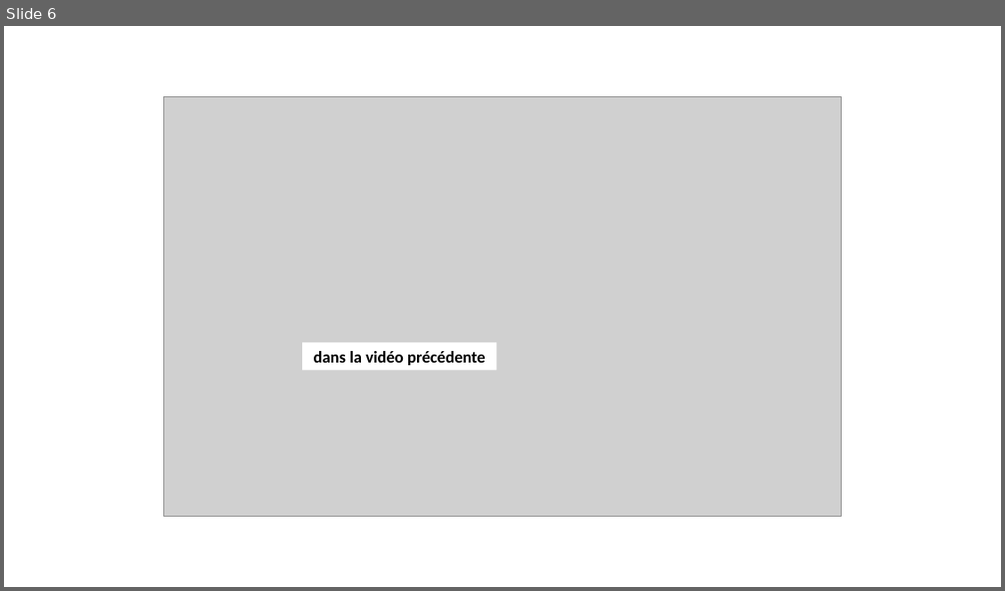
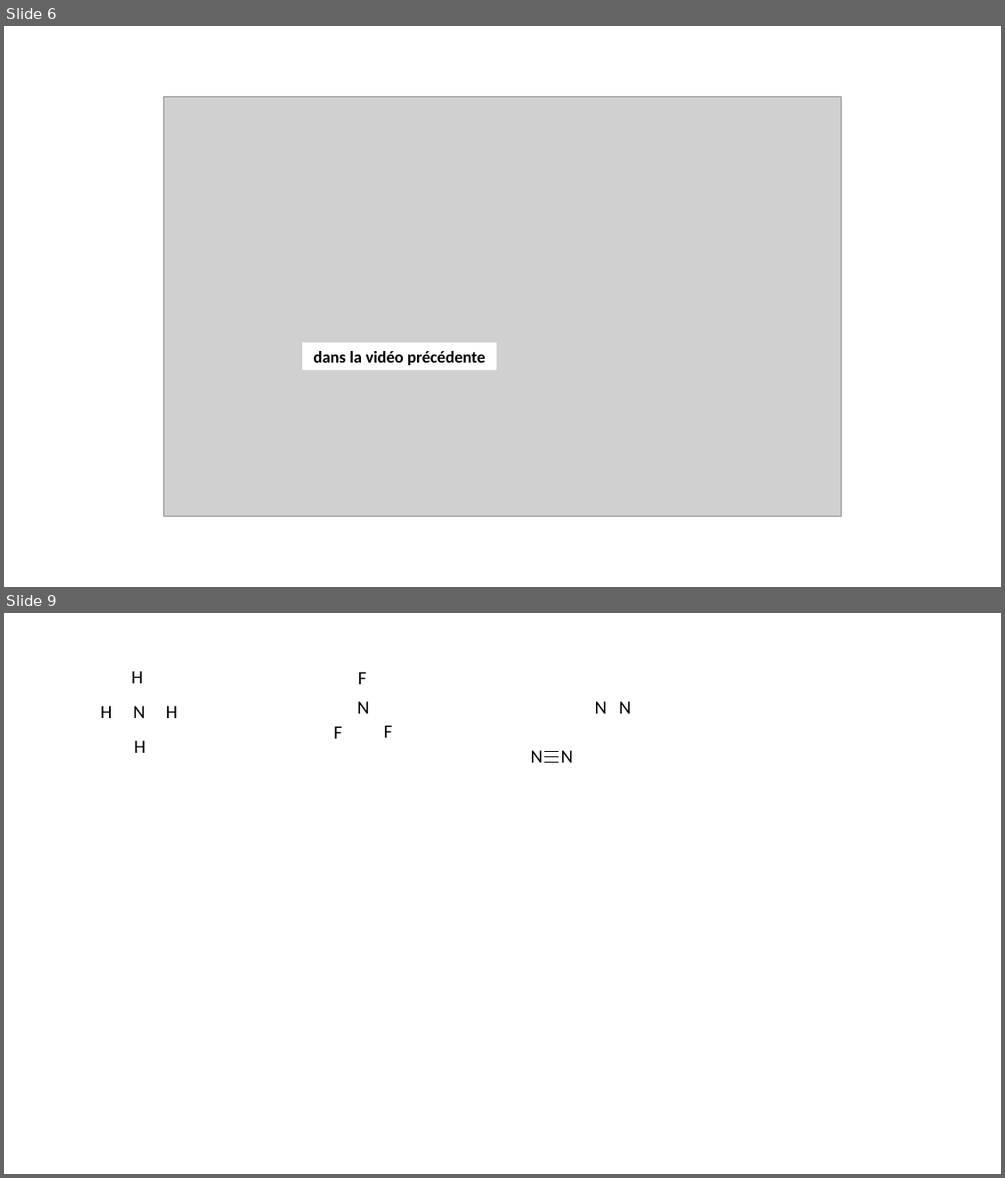
Before and after one commit to pierreghesqui/Lyc-e, a slide deck: Seconde/Chapitre7-Lewis/Eval/Eval.pptx. Shown one above the other, each under a label of ours: slide 6 before the commit, slides 6 and 9 after it; the slides between them are not shown. The pictures are 1005x591 and 1005x1178 pixels, drawn with LibreOffice and Linux fonts; fonts in the diff are those of the drawing; grey boxes stand for pictures. Boxes give left, top, right and bottom in pixels: in the first picture for what was removed or moved away, otherwise in the second. Text is boxed around its words. In the diff, an @@ line names an element or a change of style, - is before the commit and + after.

```diff
--- a/Seconde/Chapitre7-Lewis/Eval/Eval.pptx
+++ b/Seconde/Chapitre7-Lewis/Eval/Eval.pptx
@@ slide 9 added at <box>4,613,1001,1174</box>, background #FFFFFF @@
@@ text added at <box>131,671,143,683</box>, 18 pt, text #000000 @@
+H
@@ text added at <box>358,672,367,684</box>, 18 pt, text #000000 @@
+F
@@ text added at <box>100,706,112,718</box>, 18 pt, text #000000 @@
+H
@@ text added at <box>133,706,146,718</box>, 18 pt, text #000000 @@
+N
@@ text added at <box>166,706,178,718</box>, 18 pt, text #000000 @@
+H
@@ text added at <box>357,701,370,714</box>, 18 pt, text #000000 @@
+N
@@ text added at <box>595,701,607,714</box>, 18 pt, text #000000 @@
+N
@@ text added at <box>619,701,631,714</box>, 18 pt, text #000000 @@
+N
@@ text added at <box>134,740,146,753</box>, 18 pt, text #000000 @@
+H
@@ text added at <box>333,726,342,738</box>, 18 pt, text #000000 @@
+F
@@ text added at <box>384,725,393,738</box>, 18 pt, text #000000 @@
+F
@@ text added at <box>531,750,543,763</box>, 18 pt, text #000000 @@
+N
@@ line added from (544, 751) to (558, 751), #000000 1.5 pt @@
@@ line added from (544, 756) to (558, 756), #000000 1.5 pt @@
@@ line added from (544, 762) to (558, 762), #000000 1.5 pt @@
@@ text added at <box>561,750,574,763</box>, 18 pt, text #000000 @@
+N
```
Also in this commit, not shown: 2 other slides added, 23 other files.
